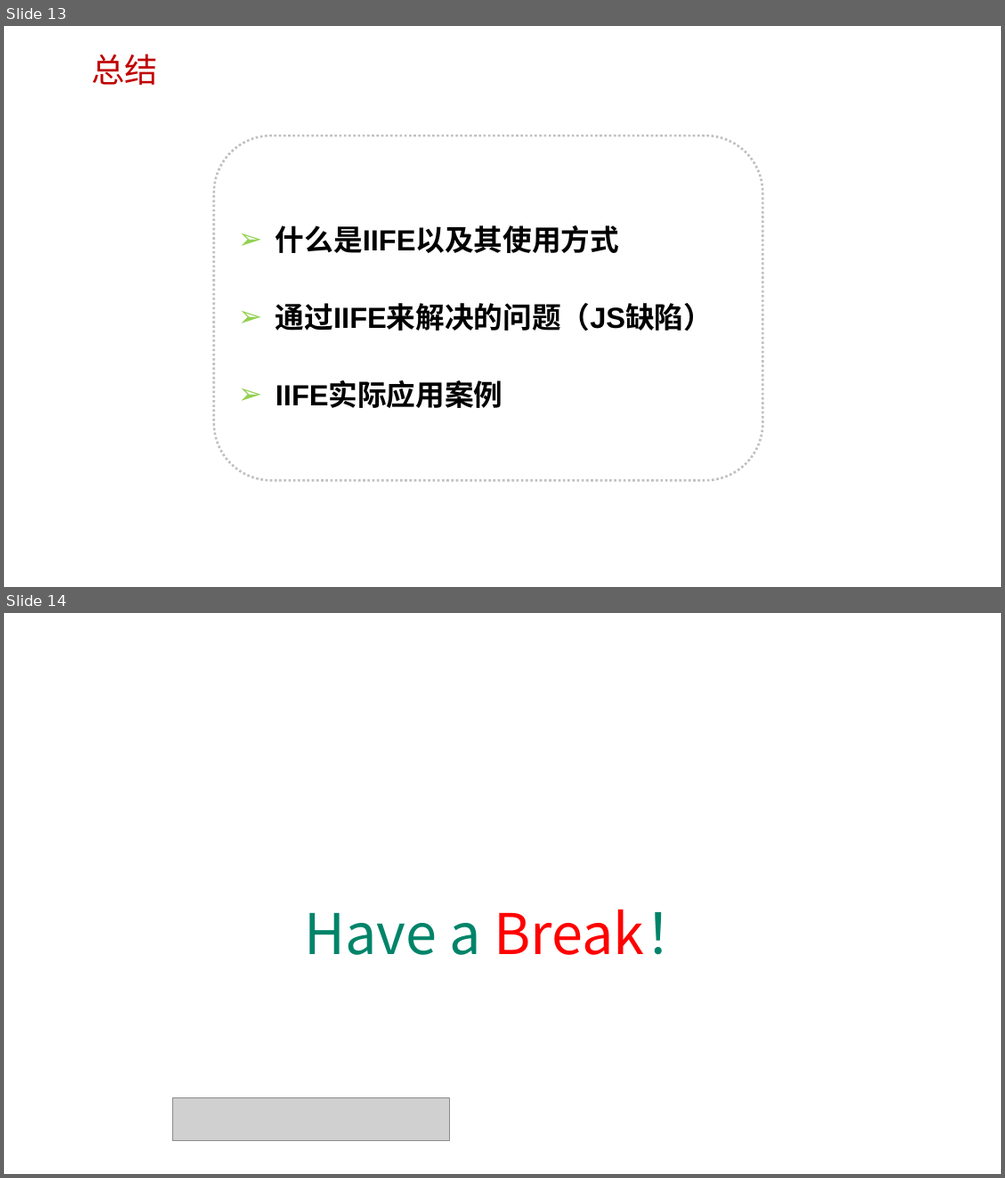
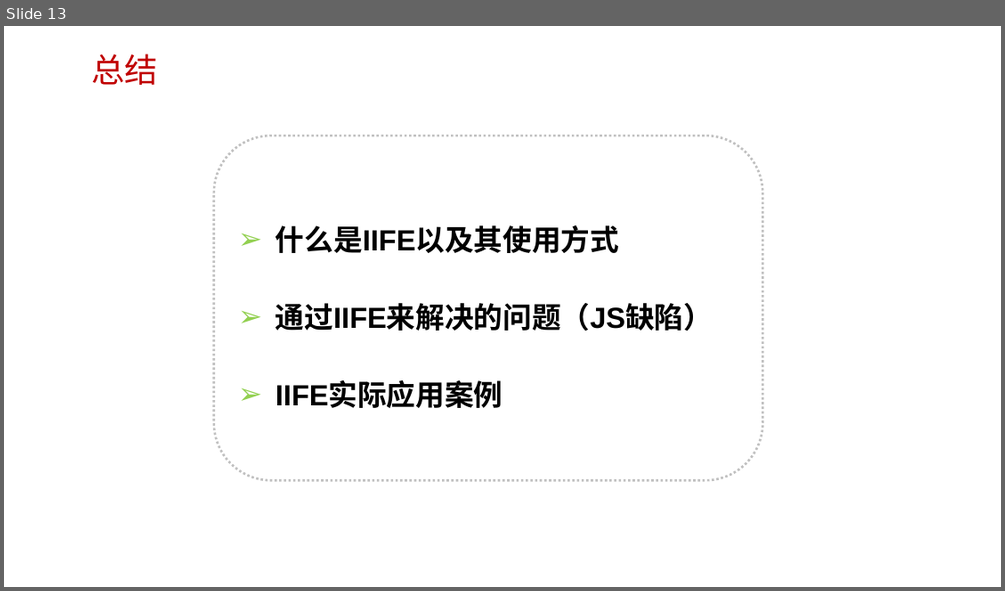
Before and after one commit to edu2act/course-javascript-advanced, a slide deck: 课程PPT/11.JS中的立即执行表达式IIFE.pptx. Shown one above the other, each under a label of ours: slides 13 and 14 before the commit, slide 13 after it. The pictures are 1005x1178 and 1005x591 pixels, drawn with LibreOffice and Linux fonts; fonts in the diff are those of the drawing; grey boxes stand for pictures; background and template pictures are left out. Boxes give left, top, right and bottom in pixels: in the first picture for what was removed or moved away, otherwise in the second. Text is boxed around its words. In the diff, an @@ line names an element or a change of style, - is before the commit and + after.

```diff
--- a/课程PPT/11.JS中的立即执行表达式IIFE.pptx
+++ b/课程PPT/11.JS中的立即执行表达式IIFE.pptx
@@ slide 14 removed at (4, 613, 1001, 1174), background picture (left out) @@
@@ title removed at (305, 909, 700, 955) @@
-Have a Break！
@@ picture removed at (173, 1097, 450, 1141) @@
```
Also in this commit, not shown: 1 slide changed, 1 slide added, 2 other files.
